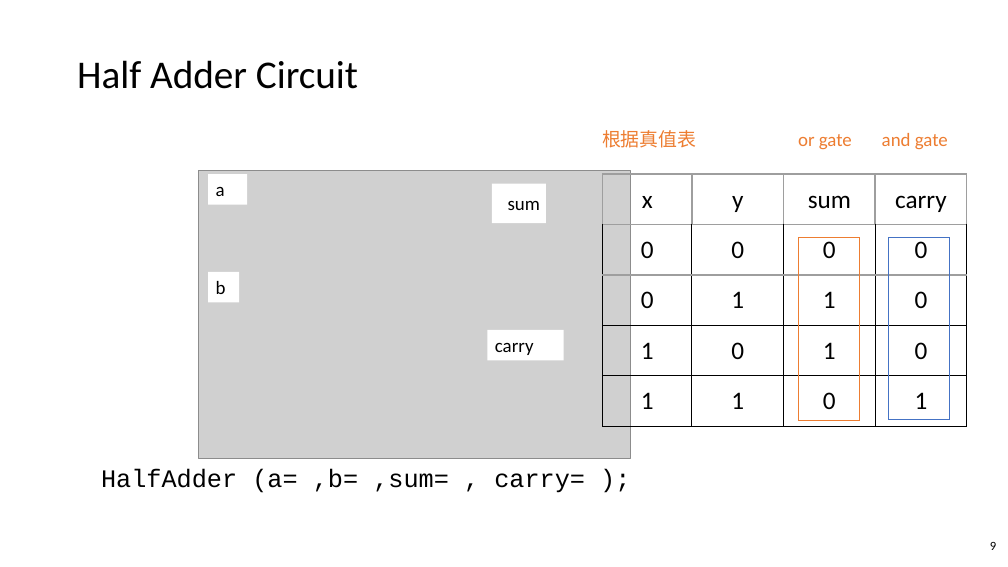
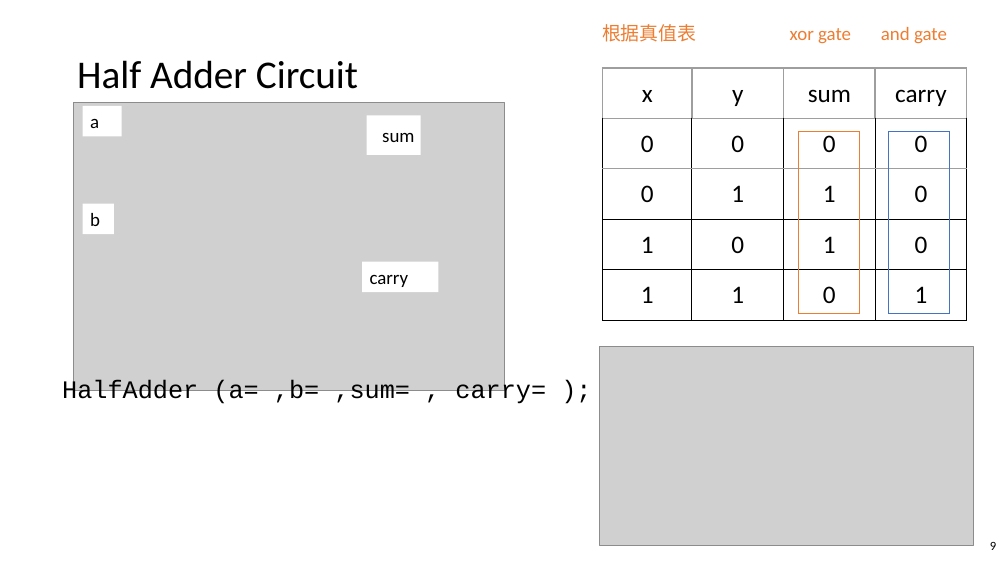
Before and after one commit to vcboy1/Leeds, a slide deck: slide 9 of 26fall/1860/Lecture/Week1.7/Lec_1.7.1_Adders_and_the_ALU.pptx. Drawn at 1008x567 pixels with LibreOffice and Linux fonts; fonts in the diff are those of the drawing; grey boxes stand for pictures. Boxes give left, top, right and bottom in pixels: in the first picture for what was removed or moved away, otherwise in the second. Text is boxed around its words. In the diff, an @@ line names an element or a change of style, - is before the commit and + after.

```diff
--- a/26fall/1860/Lecture/Week1.7/Lec_1.7.1_Adders_and_the_ALU.pptx
+++ b/26fall/1860/Lecture/Week1.7/Lec_1.7.1_Adders_and_the_ALU.pptx
@@ text at box(602, 24, 947, 44): text changed @@
-根据真值表 or gate and gate
+根据真值表 xor gate and gate
@@ 4 rectangles, 1 picture, 1 text: place and size @@
-4 rectangles, 1 picture, 1 text at box(199, 171, 631, 458)
+4 rectangles, 1 picture, 1 text at box(73, 103, 505, 390)
@@ 2 rectangles, 1 table: place and size @@
-2 rectangles, 1 table at box(603, 174, 966, 426)
+2 rectangles, 1 table at box(603, 68, 966, 320)
@@ picture added at box(600, 346, 973, 546) @@
@@ text "HalfAdder (a= ,b= ,sum= , ...": place and size @@
-text "HalfAdder (a= ,b= ,sum= , ..." at box(101, 468, 585, 493)
+text "HalfAdder (a= ,b= ,sum= , ..." at box(62, 379, 546, 406)
```
Also in this commit, not shown: 11 other slides changed, 30 other files.
